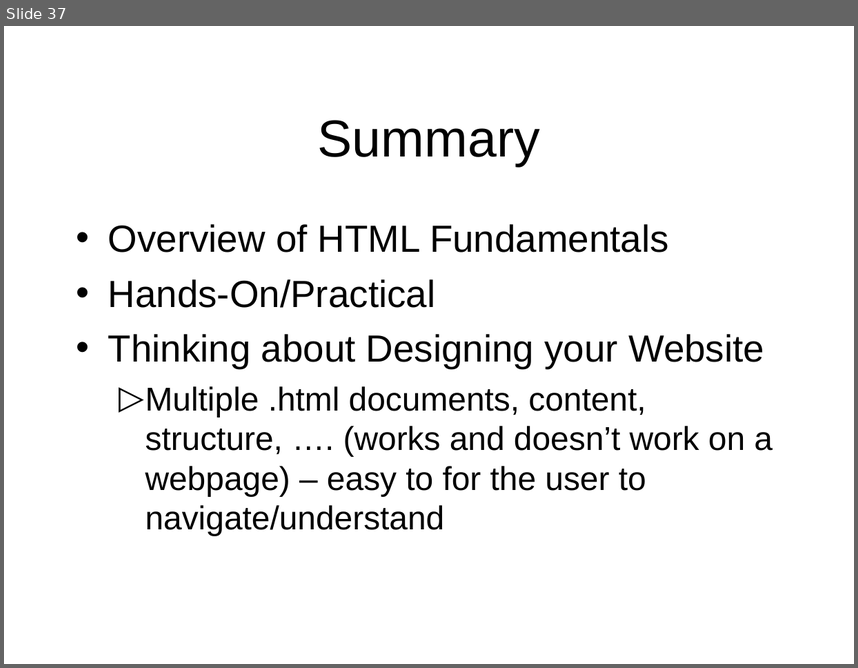
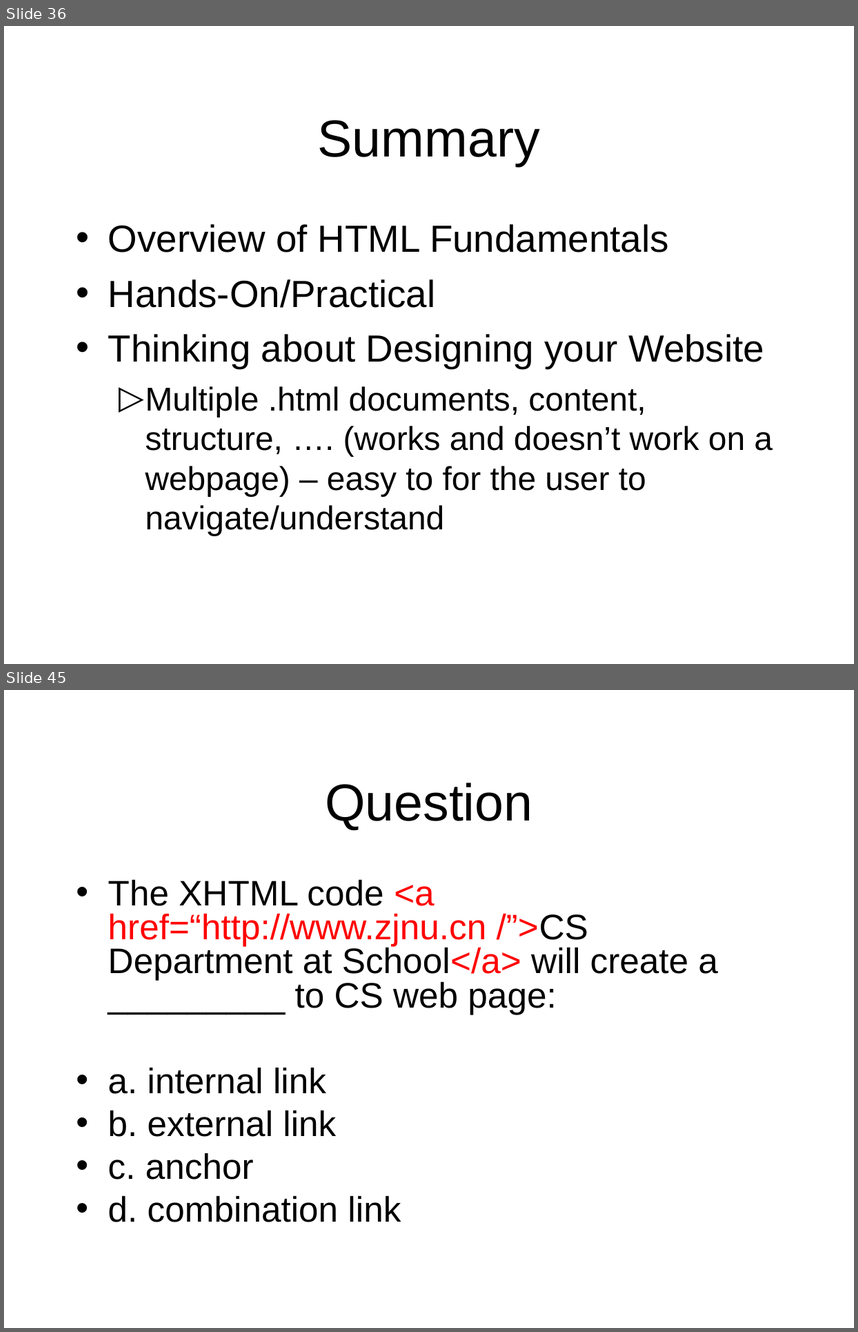
Before and after one commit to octaviordz/zjnu2017.github.io, a slide deck: WAD/lectures/020--HTML.Fundamentals.ppt. Shown one above the other, each under a label of ours: slide 37 before the commit, slides 36 and 45 after it; the slides between them are not shown. The pictures are 858x668 and 858x1332 pixels, drawn with LibreOffice and Linux fonts; fonts in the diff are those of the drawing. Boxes give left, top, right and bottom in pixels: in the first picture for what was removed or moved away, otherwise in the second. Text is boxed around its words. In the diff, an @@ line names an element or a change of style, - is before the commit and + after.

Commit message:
Quiz questions

```diff
--- a/WAD/lectures/020--HTML.Fundamentals.ppt
+++ b/WAD/lectures/020--HTML.Fundamentals.ppt
@@ slide 45 added at [4, 690, 854, 1328], background #FFFFFF @@
@@ title added at [325, 782, 533, 830], 44 pt, text #000000 @@
+Question
@@ text added at [108, 879, 718, 1222], 30 pt, text #000000 @@
+• The XHTML code <a href=“http://www.zjnu.cn /”>CS Department at School</a> will create a _________ to CS web page:
+• a. internal link
+• b. external link
+• c. anchor
+• d. combination link
@@ what was slide 37 is now slide 36 @@
```
Also in this commit, not shown: 7 slides changed, 36 other slides added, 1 slide removed, 1 other file.
